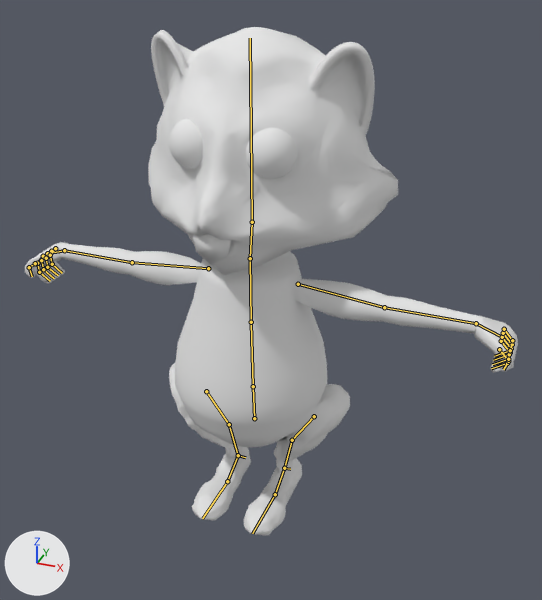
The Blender file Power Substation Simulation/Assets/Models/SquirrelCartAttempt.blend: old version first, new version second.
Rendered twice from a camera (50 mm lens) standing at (1.53, -3.58, 3.53) and looking at (0.05, 0.2, 1.37). Arrows for +X, +Y and +Z are at lower left; the lights stay in place. The bones that bend it are drawn over the model as lines.
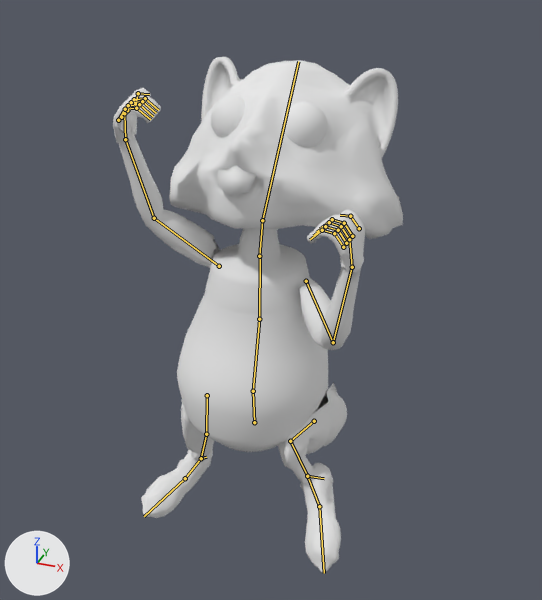
The newer file adds an action. The first version stands in its rest pose; the second is drawn at frame 47 of the action 'climb'.

Changed parts and their boxes (x1, y1, x2, y2) in the pictures (542 x 600 px):
'Sphere.004', posed (41% narrower)
    before: (25, 27, 518, 536)
    after: (113, 57, 403, 573)
bone 'hips', root to tip
    before: (254, 418) to (253, 386)
    after: (254, 422) to (253, 391)
bone 'spine', root to tip
    before: (253, 386) to (251, 322)
    after: (253, 391) to (259, 319)
bone 'chest', root to tip
    before: (251, 322) to (250, 258)
    after: (259, 319) to (260, 256)
bone 'head', root to tip
    before: (252, 222) to (250, 38)
    after: (262, 220) to (298, 61)
bone 'upper_arm.L', root to tip
    before: (298, 284) to (384, 307)
    after: (306, 281) to (333, 342)
bone 'forearm.L', root to tip
    before: (384, 307) to (476, 323)
    after: (333, 342) to (352, 267)
bone 'upper_arm.R', root to tip
    before: (208, 268) to (132, 262)
    after: (219, 266) to (154, 218)
bone 'forearm.R', root to tip
    before: (132, 262) to (64, 250)
    after: (154, 218) to (125, 139)
bone 'thigh.L', root to tip
    before: (314, 416) to (292, 440)
    after: (314, 421) to (290, 441)
bone 'shin.L', root to tip
    before: (292, 440) to (284, 468)
    after: (290, 441) to (307, 476)
bone 'foot.L', root to tip
    before: (284, 468) to (275, 494)
    after: (307, 476) to (319, 506)
bone 'thigh.R', root to tip
    before: (206, 391) to (229, 424)
    after: (207, 395) to (206, 434)
bone 'shin.R', root to tip
    before: (229, 424) to (238, 455)
    after: (206, 434) to (201, 458)
bone 'foot.R', root to tip
    before: (238, 455) to (227, 481)
    after: (201, 458) to (185, 478)
bone 'toe.R', root to tip
    before: (227, 481) to (202, 518)
    after: (185, 478) to (144, 516)

The change in detail:
Bone 'hips' (bone_hips) moves from (0.0, 0.0, 0.0) to (0.0, -0.035, 0.002).
Bone 'spine' (bone_spine) turns from (0, 0, 0) to (-16, 0, 0) degrees about its own x, y and z.
Bone 'chest' (bone_chest) turns from (0, 0, 0) to (13, 0, 0) degrees about its own x, y and z.
Bone 'head' (bone_head) turns from (0, 0, 0) to (-33, 0, 0) degrees about its own x, y and z.
Bone 'upper_arm.L' (bone_upper_arm_l) turns from (0, 0, 0) to (24, -68, -28) degrees about its own x, y and z.
Bone 'forearm.L' (bone_forearm_l) moves from (0.0, 0.0, 0.0) to (-0.001, -0.001, -0.003).
Bone 'forearm.L' (bone_forearm_l) turns from (0, 0, 0) to (111, -49, 20) degrees about its own x, y and z.
Bone 'upper_arm.R' (bone_upper_arm_r) turns from (0, 0, 0) to (168, 33, -117) degrees about its own x, y and z.
Bone 'forearm.R' (bone_forearm_r) moves from (0.0, 0.0, 0.0) to (-0.001, 0.001, 0.003).
Bone 'forearm.R' (bone_forearm_r) turns from (0, 0, 0) to (12, 24, 31) degrees about its own x, y and z.
Bone 'thigh.L' (bone_thigh_l) turns from (0, 0, 0) to (-99, 39, 13) degrees about its own x, y and z.
Bone 'shin.L' (bone_shin_l) moves from (0.0, 0.0, 0.0) to (0.0, 0.002, 0.01).
Bone 'shin.L' (bone_shin_l) turns from (0, 0, 0) to (97, 8, -24) degrees about its own x, y and z.
Bone 'foot.L' (bone_foot_l) moves from (0.0, 0.0, 0.0) to (0.006, -0.009, 0.008).
Bone 'foot.L' (bone_foot_l) turns from (0, 0, 0) to (45, 0, 4) degrees about its own x, y and z.
Bone 'thigh.R' (bone_thigh_r) turns from (0, 0, 0) to (-9, -7, 30) degrees about its own x, y and z.
Bone 'shin.R' (bone_shin_r) moves from (0.0, 0.0, 0.0) to (0.001, -0.002, -0.009).
Bone 'shin.R' (bone_shin_r) turns from (0, 0, 0) to (17, 8, -2) degrees about its own x, y and z.
Bone 'foot.R' (bone_foot_r) moves from (0.0, 0.0, 0.0) to (0.009, 0.008, -0.01).
Bone 'foot.R' (bone_foot_r) turns from (0, 0, 0) to (37, 3, 3) degrees about its own x, y and z.
Bone 'toe.R' (bone_toe_r) turns from (0, 0, 0) to (19, 0, 0) degrees about its own x, y and z.
